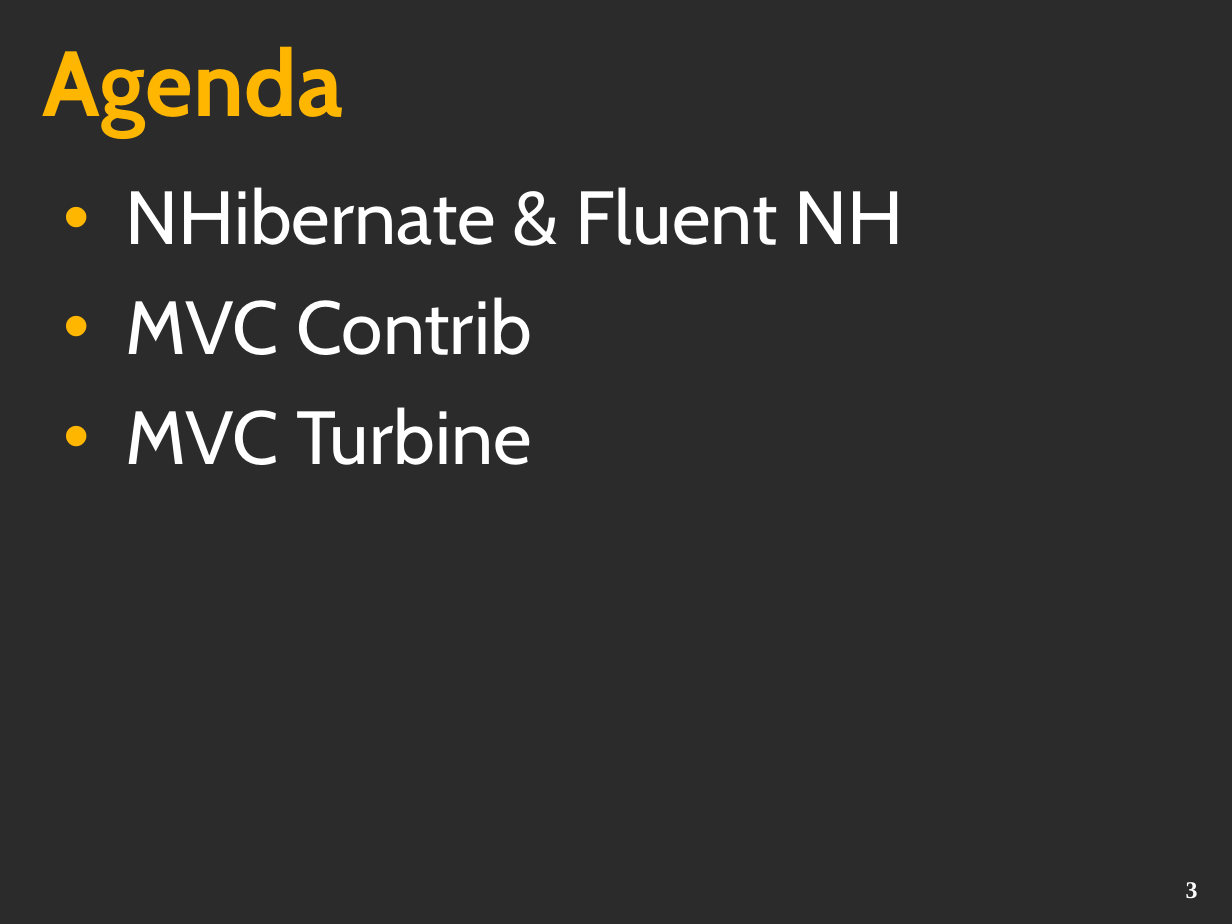
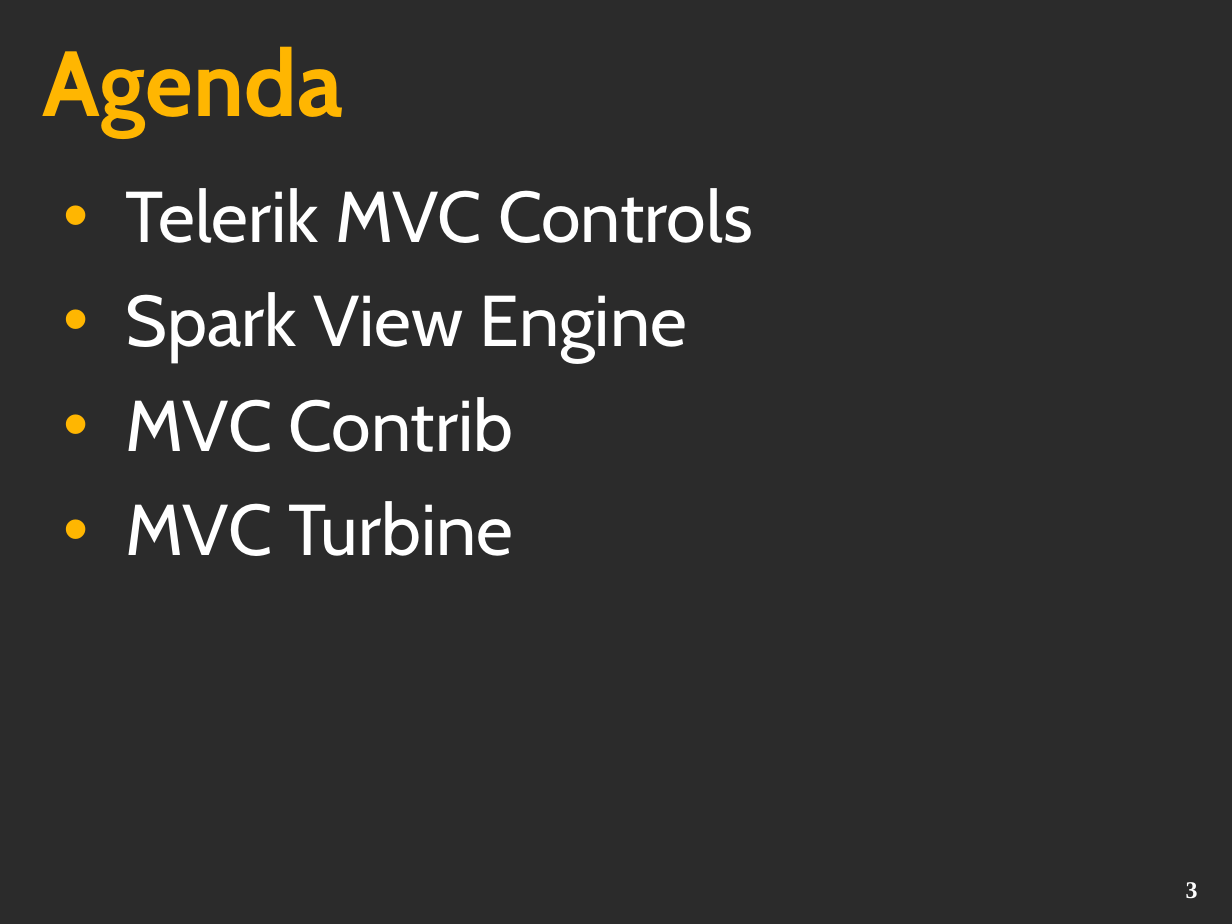
Before and after one commit to jglozano/presentations, a slide deck: slide 3 of MVCOpenSource/opensource.ppt. Drawn at 1232x924 pixels with LibreOffice and Linux fonts; fonts in the diff are those of the drawing; background and template pictures are left out; a plain dark background stands for a picture behind light text. Boxes give left, top, right and bottom in pixels: in the first picture for what was removed or moved away, otherwise in the second. Text is boxed around its words. In the diff, an @@ line names an element or a change of style, - is before the commit and + after.

```diff
--- a/MVCOpenSource/opensource.ppt
+++ b/MVCOpenSource/opensource.ppt
@@ text at (126, 188, 753, 362): text changed; size 44 to 42 pt @@
-• NHibernate & Fluent NH
+• Telerik MVC Controls
+• Spark View Engine
@@ text at (126, 397, 513, 556): size 44 to 42 pt in "MVC Contrib", "MVC Turbine" @@
```
Also in this commit, not shown: 1 other slide changed, 1 slide added, 1 slide removed.
